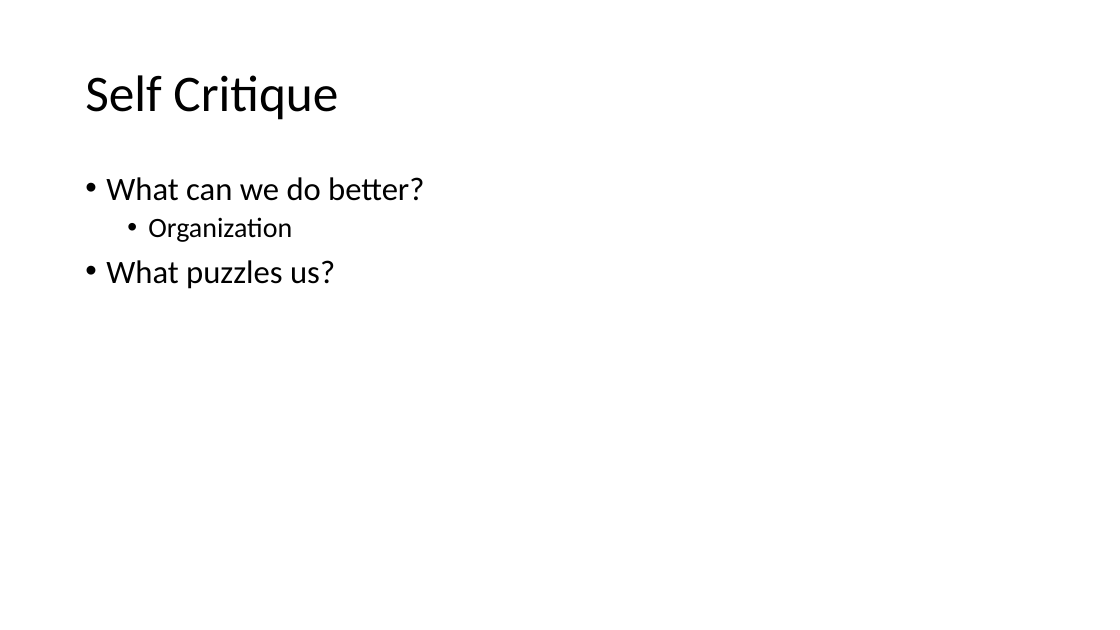
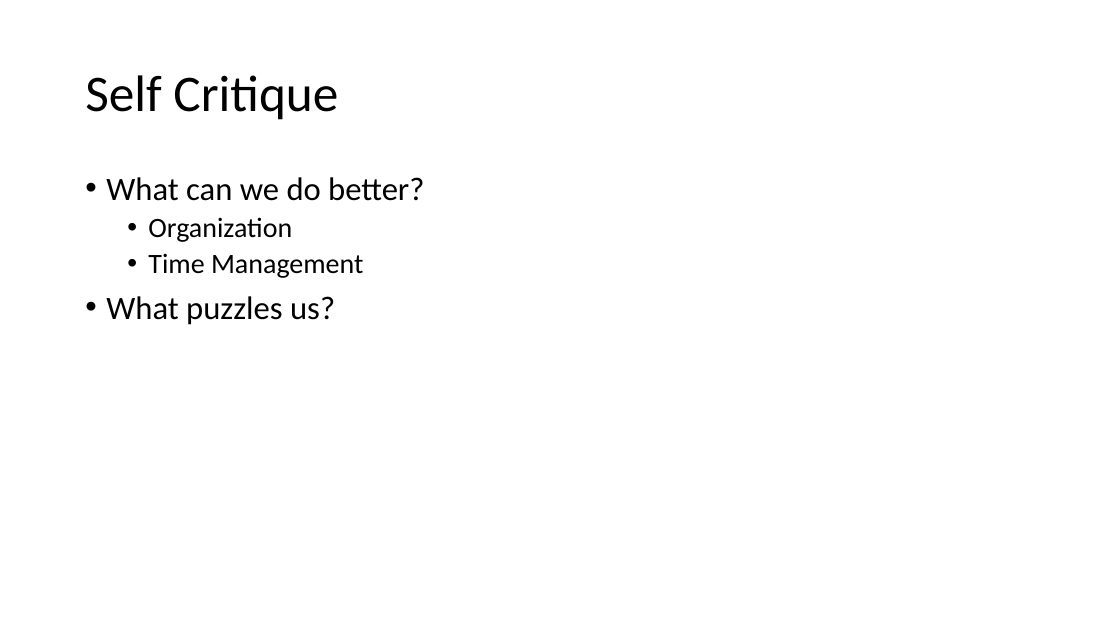
Before and after one commit to pdiemi/mibrary, a slide deck: slide 5 of Mibrary.pptx. Drawn at 1120x630 pixels with LibreOffice and Linux fonts; fonts in the diff are those of the drawing. Boxes give left, top, right and bottom in pixels: in the first picture for what was removed or moved away, otherwise in the second. Text is boxed around its words. In the diff, an @@ line names an element or a change of style, - is before the commit and + after.

Commit message:
Small Change to PowerPoint

```diff
--- a/Mibrary.pptx
+++ b/Mibrary.pptx
@@ text at box(148, 253, 363, 278): paragraph added @@
+  • Time Management
```
